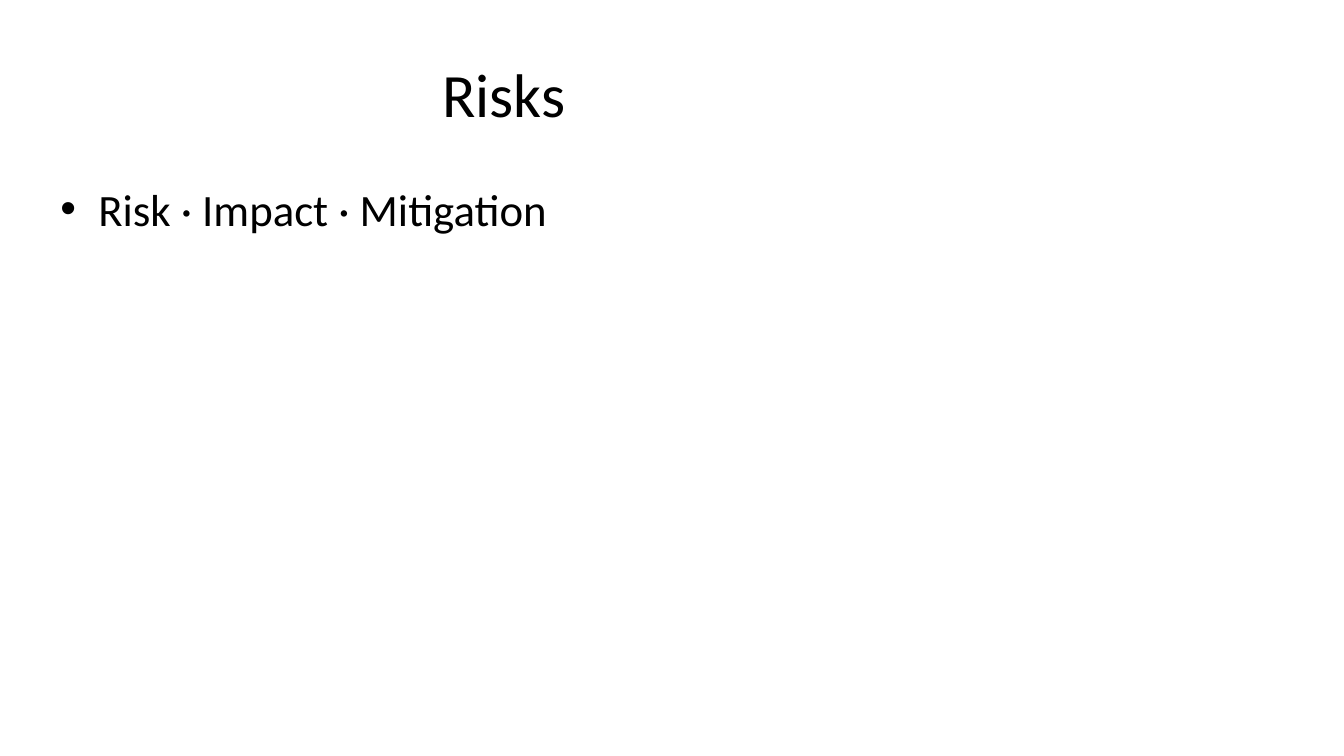
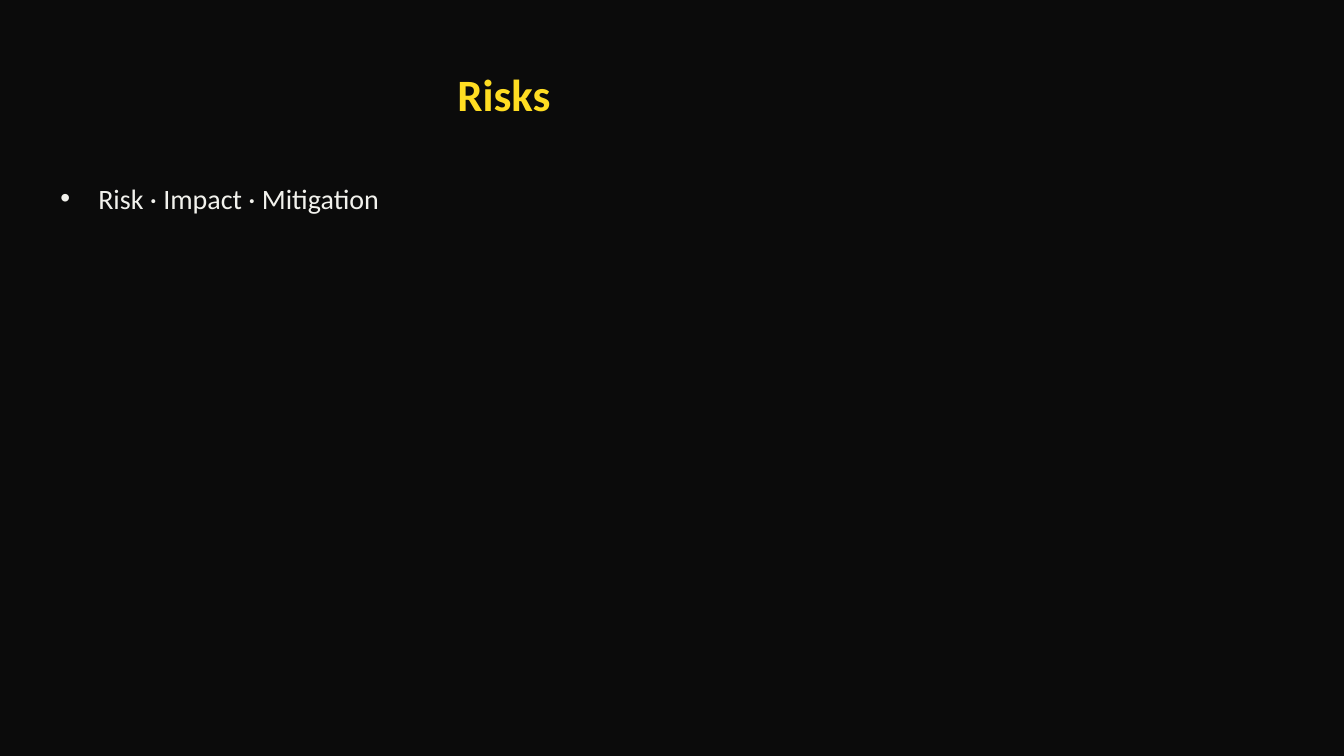
Before and after one commit to Thatweirdguy1/Drunk-Peanuts, a slide deck: slide 3 of assets/templates/Project update.pptx. Drawn at 1344x756 pixels with LibreOffice and Linux fonts; fonts in the diff are those of the drawing. Boxes give left, top, right and bottom in pixels: in the first picture for what was removed or moved away, otherwise in the second. Text is boxed around its words. In the diff, an @@ line names an element or a change of style, - is before the commit and + after.

```diff
--- a/assets/templates/Project update.pptx
+++ b/assets/templates/Project update.pptx
@@ background #FFFFFF to #0B0B0B @@
@@ title "Risks" at box(457, 79, 550, 112): size 44 to 32 pt, text colour #000000 to #FFDD22, bold on @@
@@ text "Risk · Impact · Mitigation" at box(98, 189, 379, 214): size 32 to 20 pt, text colour #000000 to #F2F2ED; less space between paragraphs @@
```
Also in this commit, not shown: 3 other slides changed, 23 other files.
